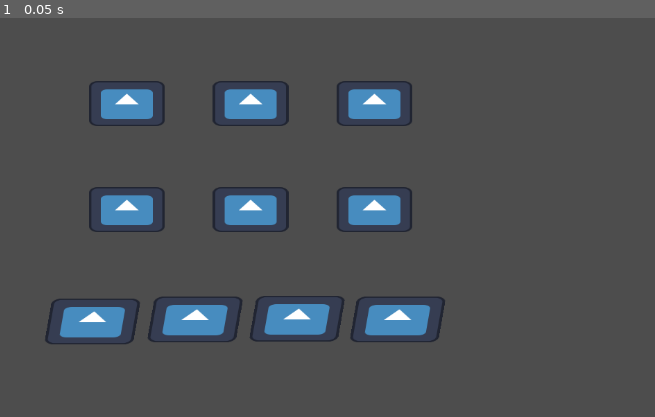
Above: before the commit, frame 1.
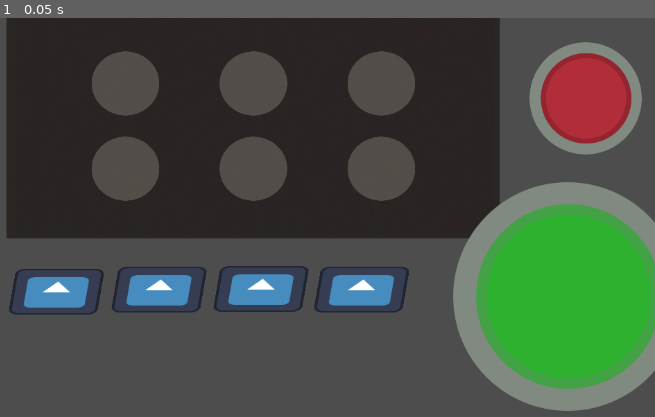
Above: after the commit, the same moment.

Repository: GiGGioSo/hamburger-street
Game: Godot game, scene res://scenes/game.tscn
Same seed, same stepped clock (60 frames per second), same inputs: the game is played once before the commit and once after it. Before the commit the project has no main scene; this scene is started directly in both runs. The engine's default icon, where the game draws it, is replaced by a stand-in: a white triangle on a blue panel in a dark square.
Inputs:
- Up to frame 1 (0.05 s): no input

The runs differ from the first frame. In frame 1, 61% of the frame differs, in the area x 1-100%, y 0-99%.

Commit message:
creating more scenes

Diff:
--- a/project.godot
+++ b/project.godot
@@ -11,12 +11,17 @@
 [application]
 
 config/name="Hamburger Street"
+run/main_scene="uid://dpyx3q887vwwv"
 config/features=PackedStringArray("4.6", "GL Compatibility")
 config/icon="res://icon.svg"
 
 [dotnet]
 
 project/assembly_name="Hamburger Street"
+
+[internationalization]
+
+locale/custom=""
 
 [physics]
 
--- /dev/null
+++ b/scenes/cheese.tscn
@@ -0,0 +1,8 @@
+[gd_scene format=3 uid="uid://b1bmnve3ogc6a"]
+
+[ext_resource type="Texture2D" uid="uid://btipkgga8018d" path="res://textures/cooking/hamburger_cheese.png" id="1_6ih6m"]
+
+[node name="Cheese" type="Node2D" unique_id=347097755]
+
+[node name="CheeseImage" type="Sprite2D" parent="." unique_id=706465700]
+texture = ExtResource("1_6ih6m")
--- a/scenes/cooking.tscn
+++ b/scenes/cooking.tscn
@@ -6,17 +6,17 @@
 [node name="Cooking" type="Node2D" unique_id=457705942]
 
 [node name="Grill" parent="." unique_id=404518404 instance=ExtResource("1_kcvj3")]
-position = Vector2(569, 200.00002)
-scale = Vector2(0.51, 0.51)
+position = Vector2(573, 156)
+scale = Vector2(0.41, 0.41)
 
 [node name="LettuceDressing" parent="." unique_id=921694542 instance=ExtResource("2_4yrxt")]
-position = Vector2(636, 434)
+position = Vector2(584, 391)
 
 [node name="TomatoDressing" parent="." unique_id=1909185182 instance=ExtResource("2_4yrxt")]
-position = Vector2(341, 438)
+position = Vector2(289, 395)
 
 [node name="OnionDressing" parent="." unique_id=24208898 instance=ExtResource("2_4yrxt")]
-position = Vector2(489, 435)
+position = Vector2(437, 392)
 
 [node name="CheddarDressing" parent="." unique_id=53107446 instance=ExtResource("2_4yrxt")]
-position = Vector2(781, 435)
+position = Vector2(729, 392)
--- a/scenes/game.tscn
+++ b/scenes/game.tscn
@@ -2,9 +2,18 @@
 
 [ext_resource type="PackedScene" uid="uid://ipe7wphk70fd" path="res://scenes/cooking.tscn" id="1_uwrxv"]
 [ext_resource type="PackedScene" uid="uid://gj5hdlab16ot" path="res://scenes/customers.tscn" id="2_yqjtg"]
+[ext_resource type="PackedScene" uid="uid://buf0nvbjb70e" path="res://scenes/red_light.tscn" id="3_lnu2h"]
+[ext_resource type="PackedScene" uid="uid://p33s30bwjyr1" path="res://scenes/green_light.tscn" id="4_lbhrr"]
 
 [node name="Game" type="Node2D" unique_id=126312487]
 
 [node name="Cooking" parent="." unique_id=457705942 instance=ExtResource("1_uwrxv")]
 
 [node name="Customers" parent="." unique_id=353441749 instance=ExtResource("2_yqjtg")]
+
+[node name="RedLight" parent="." unique_id=800926196 instance=ExtResource("3_lnu2h")]
+position = Vector2(1052, 116)
+scale = Vector2(0.49, 0.49)
+
+[node name="Green Light" parent="." unique_id=472599219 instance=ExtResource("4_lbhrr")]
+position = Vector2(1026, 402)
--- /dev/null
+++ b/scenes/green_light.tscn
@@ -0,0 +1,8 @@
+[gd_scene format=3 uid="uid://p33s30bwjyr1"]
+
+[ext_resource type="Texture2D" uid="uid://buukmpwskrrqk" path="res://textures/green_light.png" id="1_7iesw"]
+
+[node name="Green Light" type="Node2D" unique_id=472599219]
+
+[node name="GreenLightImage" type="Sprite2D" parent="." unique_id=985432167]
+texture = ExtResource("1_7iesw")
--- a/scenes/grill.tscn
+++ b/scenes/grill.tscn
@@ -1,6 +1,6 @@
 [gd_scene format=3 uid="uid://bro1pmia6ydqx"]
 
-[ext_resource type="Texture2D" uid="uid://b1plp4uixok4x" path="res://textures/cooking/grill.png" id="1_70781"]
+[ext_resource type="Texture2D" uid="uid://bc0732o7mwblm" path="res://textures/cooking/cooking_scene_grill.png" id="1_70781"]
 [ext_resource type="PackedScene" uid="uid://dhqovbpq7keta" path="res://scenes/hamburger_grill_slot.tscn" id="3_fdqnf"]
 
 [node name="Grill" type="Node2D" unique_id=404518404]
@@ -11,19 +11,19 @@
 [node name="HamburgerGrillSlots" type="Node2D" parent="." unique_id=691893124]
 
 [node name="HamburgerGrillSlot1" parent="HamburgerGrillSlots" unique_id=1563292212 instance=ExtResource("3_fdqnf")]
-position = Vector2(-350, -150)
+position = Vector2(-450, -150)
 
 [node name="HamburgerGrillSlot2" parent="HamburgerGrillSlots" unique_id=836752166 instance=ExtResource("3_fdqnf")]
 position = Vector2(0, -150)
 
 [node name="HamburgerGrillSlot3" parent="HamburgerGrillSlots" unique_id=977526263 instance=ExtResource("3_fdqnf")]
-position = Vector2(350, -150)
+position = Vector2(450, -150)
 
 [node name="HamburgerGrillSlot4" parent="HamburgerGrillSlots" unique_id=823131506 instance=ExtResource("3_fdqnf")]
-position = Vector2(-350, 150)
+position = Vector2(-450, 150)
 
 [node name="HamburgerGrillSlot5" parent="HamburgerGrillSlots" unique_id=109056411 instance=ExtResource("3_fdqnf")]
 position = Vector2(0, 150)
 
 [node name="HamburgerGrillSlot6" parent="HamburgerGrillSlots" unique_id=1377432738 instance=ExtResource("3_fdqnf")]
-position = Vector2(350, 150)
+position = Vector2(450, 150)
--- a/scenes/hamburger.tscn
+++ b/scenes/hamburger.tscn
@@ -1,9 +1,8 @@
 [gd_scene format=3 uid="uid://cgys8cxslc1sk"]
 
-[ext_resource type="Texture2D" uid="uid://pch3088c11o0" path="res://icon.svg" id="1_pchkq"]
+[ext_resource type="Texture2D" uid="uid://dpagjuvx2jm03" path="res://textures/cooking/hamburger_patty_raw.png" id="1_pchkq"]
 
 [node name="Hamburger" type="Node2D" unique_id=1928382194]
 
 [node name="HamburgerImage" type="Sprite2D" parent="." unique_id=518248946]
-scale = Vector2(1.67, 1)
 texture = ExtResource("1_pchkq")
--- a/scenes/hamburger_grill_slot.tscn
+++ b/scenes/hamburger_grill_slot.tscn
@@ -1,9 +1,10 @@
 [gd_scene format=3 uid="uid://dhqovbpq7keta"]
 
-[ext_resource type="Texture2D" uid="uid://pch3088c11o0" path="res://icon.svg" id="1_fw2ci"]
+[ext_resource type="Texture2D" uid="uid://c26l4rraf0v70" path="res://textures/cooking/hamburger_grill_slot.png" id="1_fw2ci"]
+[ext_resource type="Script" uid="uid://cpmhqh7vulfj3" path="res://scripts/hamburger_grill_slot.gd" id="1_udsns"]
 
 [node name="HamburgerGrillSlot" type="Node2D" unique_id=1563292212]
+script = ExtResource("1_udsns")
 
 [node name="HamburgerGrillSlotImage" type="Sprite2D" parent="." unique_id=797211185]
-scale = Vector2(1.67, 1)
 texture = ExtResource("1_fw2ci")
--- /dev/null
+++ b/scenes/lattuce.tscn
@@ -0,0 +1,8 @@
+[gd_scene format=3 uid="uid://d1yr0ebk48l0i"]
+
+[ext_resource type="Texture2D" uid="uid://co2c38cd6e6ac" path="res://textures/cooking/hamburger_lattuce.png" id="1_vbp7j"]
+
+[node name="Lattuce" type="Node2D" unique_id=490891247]
+
+[node name="LattuceImage" type="Sprite2D" parent="." unique_id=1040797247]
+texture = ExtResource("1_vbp7j")
--- /dev/null
+++ b/scenes/onion.tscn
@@ -0,0 +1,8 @@
+[gd_scene format=3 uid="uid://prpuxxs33wwy"]
+
+[ext_resource type="Texture2D" uid="uid://bn3j0gjy5u1yf" path="res://textures/cooking/hamburger_onions.png" id="1_b3a42"]
+
+[node name="Onion" type="Node2D" unique_id=520248794]
+
+[node name="OnionImage" type="Sprite2D" parent="." unique_id=960655588]
+texture = ExtResource("1_b3a42")
--- /dev/null
+++ b/scenes/red_light.tscn
@@ -0,0 +1,8 @@
+[gd_scene format=3 uid="uid://buf0nvbjb70e"]
+
+[ext_resource type="Texture2D" uid="uid://crn60vjb2vekm" path="res://textures/red_light.png" id="1_24oxn"]
+
+[node name="RedLight" type="Node2D" unique_id=800926196]
+
+[node name="RedLightImage" type="Sprite2D" parent="." unique_id=532897866]
+texture = ExtResource("1_24oxn")
--- /dev/null
+++ b/scenes/tomato.tscn
@@ -0,0 +1,8 @@
+[gd_scene format=3 uid="uid://d2ivf0ln4eixb"]
+
+[ext_resource type="Texture2D" uid="uid://bfrexcwm478yd" path="res://textures/cooking/hamburger_tomato.png" id="1_tsxsy"]
+
+[node name="Tomato" type="Node2D" unique_id=1520563275]
+
+[node name="TomatoImage" type="Sprite2D" parent="." unique_id=239010941]
+texture = ExtResource("1_tsxsy")
--- /dev/null
+++ b/scripts/hamburger_grill_slot.gd
@@ -0,0 +1,12 @@
+extends Node2D
+
+var occupied := false
+
+# Called when the node enters the scene tree for the first time.
+func _ready() -> void:
+	pass # Replace with function body.
+
+
+# Called every frame. 'delta' is the elapsed time since the previous frame.
+func _process(delta: float) -> void:
+	pass
Not shown, added: scripts/hamburger_grill_slot.gd.uid
Not shown, added: textures/cooking/cooking_scene_grill.png.import
Not shown, added: textures/cooking/cooking_scene_orders_pannel.png.import
Not shown, added: textures/cooking/cooking_scene_table.png.import
Not shown, added: textures/cooking/hamburger_bun_base.png.import
Not shown, added: textures/cooking/hamburger_bun_top.png.import
Not shown, added: textures/cooking/hamburger_cheese.png.import
Not shown, added: textures/cooking/hamburger_grill_slot.png.import
Not shown, added: textures/cooking/hamburger_lattuce.png.import
Not shown, added: textures/cooking/hamburger_onions.png.import
Not shown, added: textures/cooking/hamburger_patty_raw.png.import
Not shown, added: textures/cooking/hamburger_patty_well_done.png.import
(and 6 more such lines)
